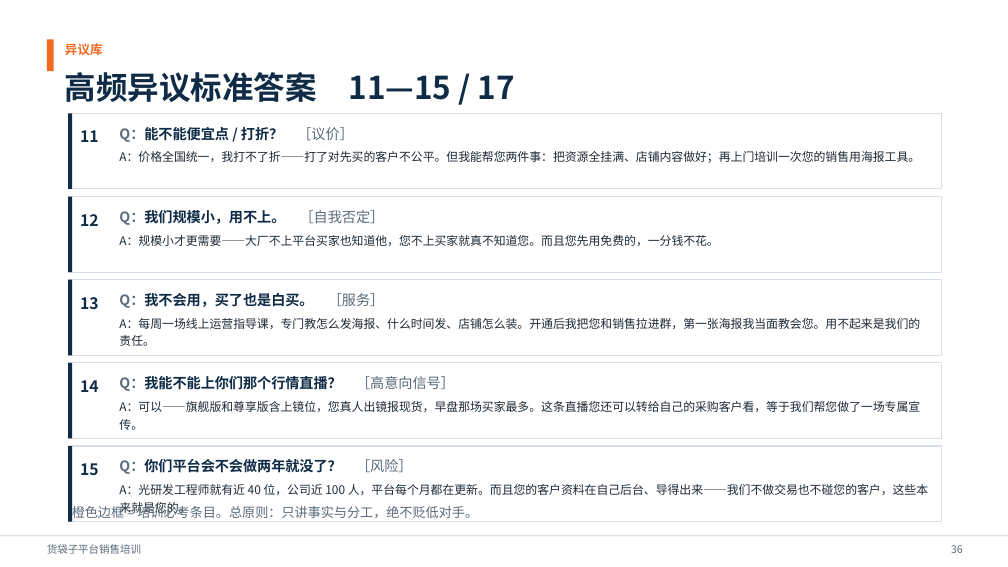
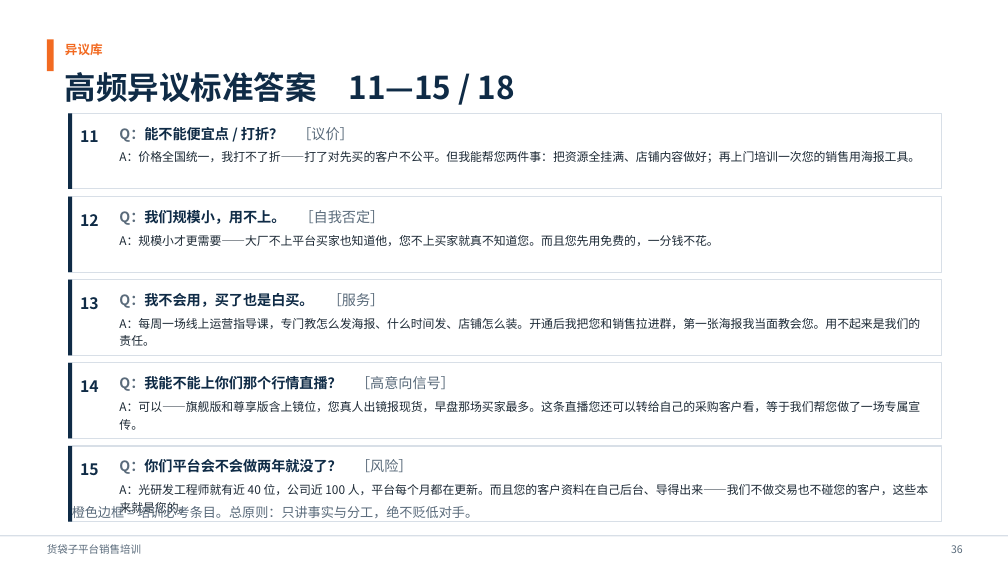
Before and after one commit to so6662001/GongSiDingWei, a slide deck: slide 36 of 货袋子平台销售培训.pptx. Drawn at 1008x567 pixels with LibreOffice and Linux fonts; fonts in the diff are those of the drawing. Boxes give left, top, right and bottom in pixels: in the first picture for what was removed or moved away, otherwise in the second. Text is boxed around its words. In the diff, an @@ line names an element or a change of style, - is before the commit and + after.

```diff
--- a/货袋子平台销售培训.pptx
+++ b/货袋子平台销售培训.pptx
@@ text at (65,72,515,102): text changed @@
-高频异议标准答案 11—15 / 17
+高频异议标准答案 11—15 / 18
```
Also in this commit, not shown: 6 other slides changed, 4 other files.
